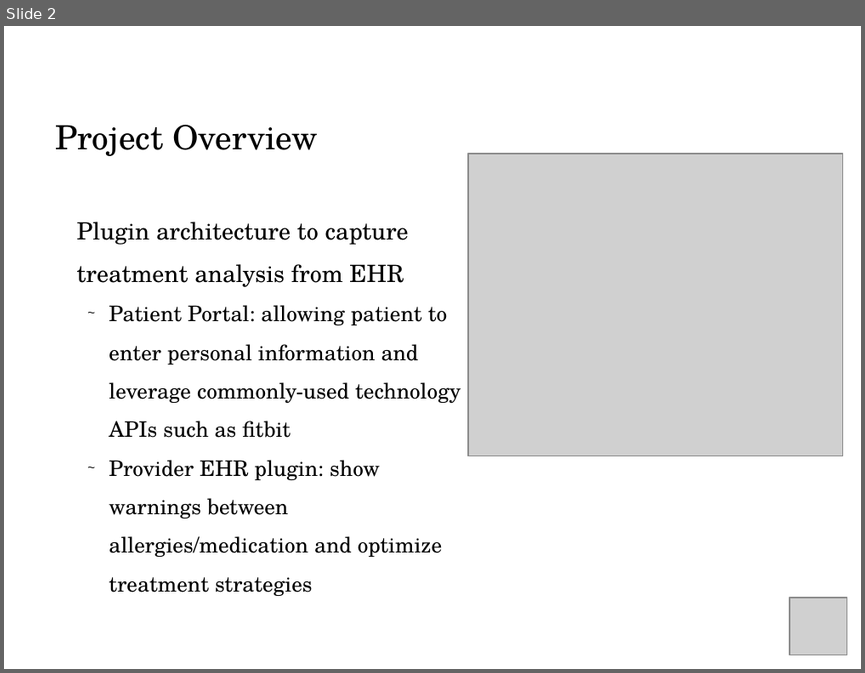
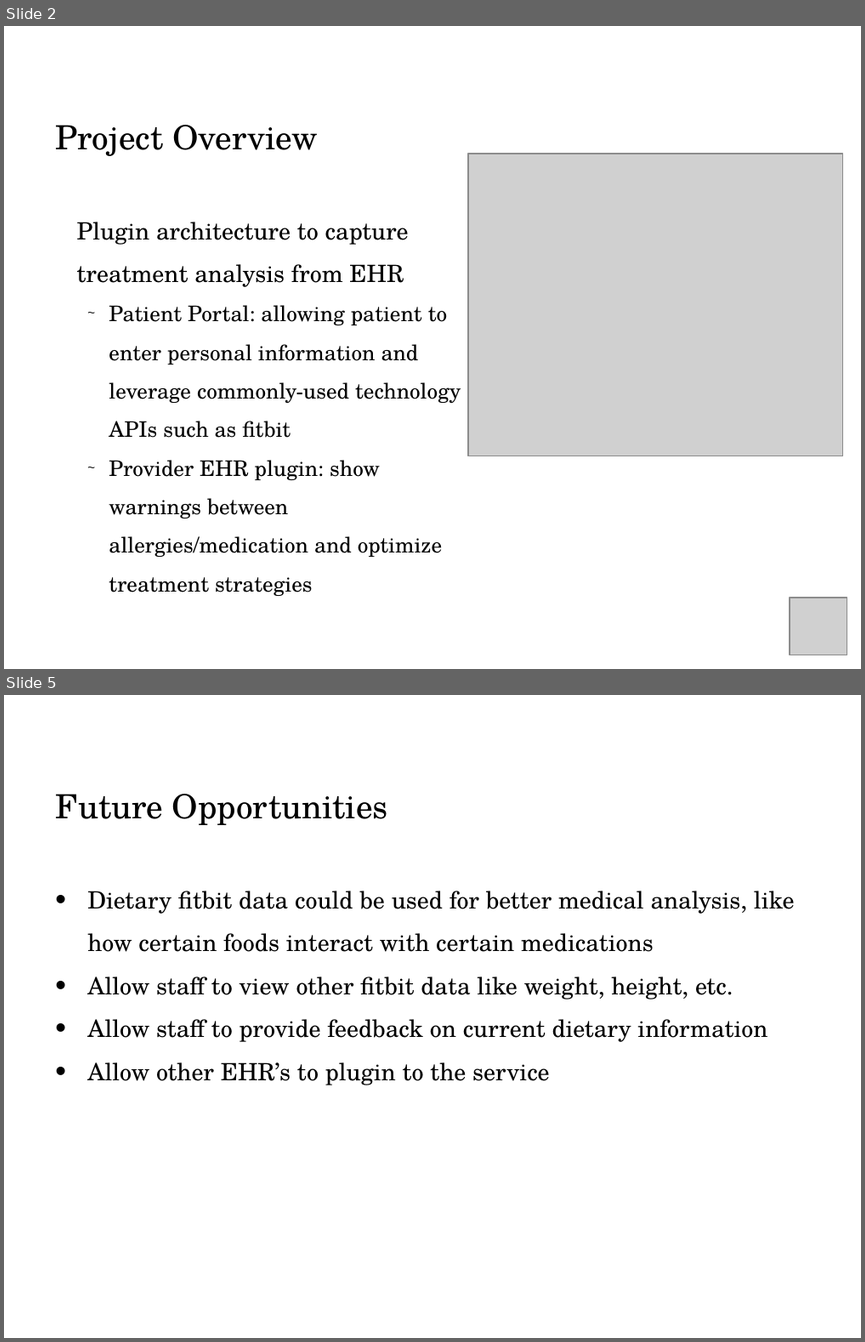
Before and after one commit to EhrgoHealth/CS6440, a slide deck: Final Presentation/Final Project - Ehrgo Health.pptx. Shown one above the other, each under a label of ours: slide 2 before the commit, slides 2 and 5 after it; the slides between them are not shown. The pictures are 865x673 and 865x1342 pixels, drawn with LibreOffice and Linux fonts; fonts in the diff are those of the drawing; grey boxes stand for pictures; background and template pictures are left out. Boxes give left, top, right and bottom in pixels: in the first picture for what was removed or moved away, otherwise in the second. Text is boxed around its words. In the diff, an @@ line names an element or a change of style, - is before the commit and + after.

```diff
--- a/Final Presentation/Final Project - Ehrgo Health.pptx
+++ b/Final Presentation/Final Project - Ehrgo Health.pptx
@@ slide 5 added at <box>4,695,861,1338</box>, background #FFFFFF @@
@@ title added at <box>55,794,388,825</box>, 28 pt, text #000000 @@
+Future Opportunities
@@ text added at <box>87,891,794,1085</box>, 20 pt, text #000000 @@
+• Dietary fitbit data could be used for better medical analysis, like how certain foods interact with certain medications
+• Allow staff to view other fitbit data like weight, height, etc.
+• Allow staff to provide feedback on current dietary information
+• Allow other EHR’s to plugin to the service
```
Also in this commit, not shown: 3 other slides added.
